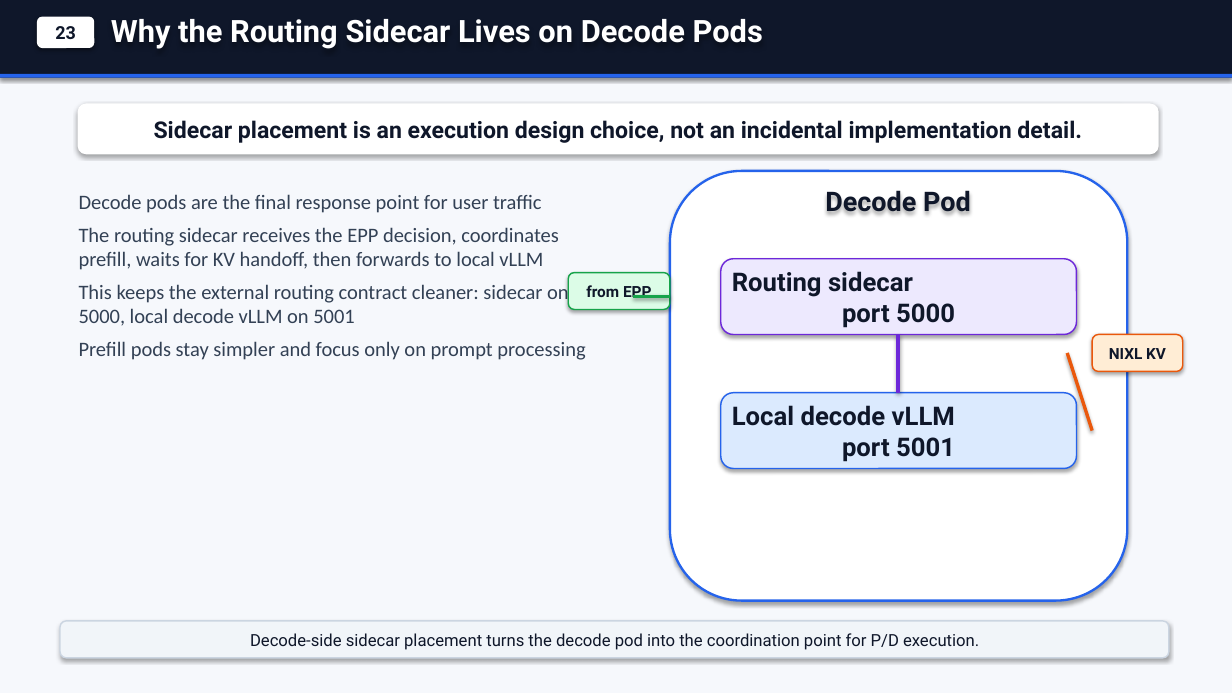
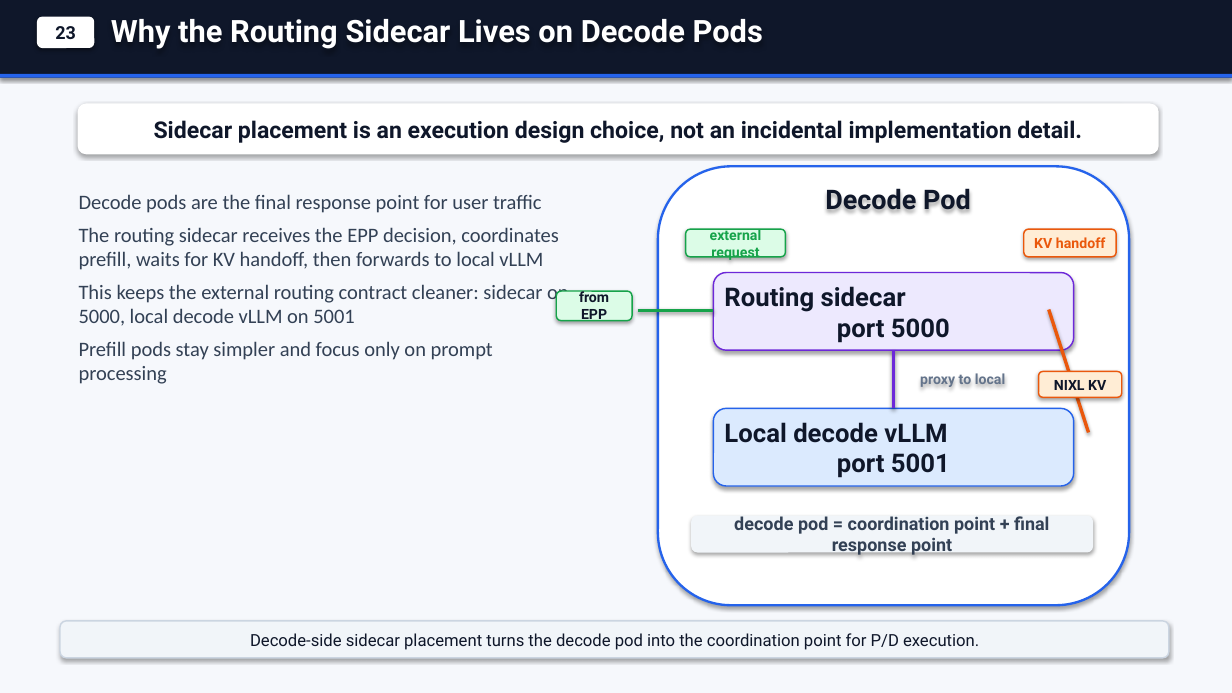
Before and after one commit to andyzhangx/demo, a slide deck: slide 8 of llm/kaito-llm-d-pd-slides.pptx. Drawn at 1232x693 pixels with LibreOffice and Linux fonts; fonts in the diff are those of the drawing. Boxes give left, top, right and bottom in pixels: in the first picture for what was removed or moved away, otherwise in the second. Text is boxed around its words. In the diff, an @@ line names an element or a change of style, - is before the commit and + after.

```diff
--- a/llm/kaito-llm-d-pd-slides.pptx
+++ b/llm/kaito-llm-d-pd-slides.pptx
@@ rounded rectangle: place and size @@
-rounded rectangle at <box>670,171,1128,601</box>
+rounded rectangle at <box>658,166,1129,605</box>
@@ text "Decode pods are the final ..." rewrapped from <box>79,194,585,360</box> to <box>79,194,569,384</box> @@
@@ rounded rectangle added at <box>686,229,786,257</box>, fill #DCFCE7, outline #16A34A 1.1 pt, 11 pt, text #16A34A, bold @@
+external request
@@ rounded rectangle added at <box>1024,229,1116,257</box>, fill #FFEDD5, outline #EA580C 1.1 pt, 11 pt, text #EA580C, bold @@
+KV handoff
@@ rounded rectangle "from EPP": place and size @@
-rounded rectangle "from EPP" at <box>568,273,670,310</box>
+rounded rectangle "from EPP" at <box>556,291,632,321</box>
@@ rounded rectangle "from EPP" at <box>556,291,632,321</box>: size 12 to 11 pt @@
@@ rounded rectangle "Routing sidecar port 5000": place and size @@
-rounded rectangle "Routing sidecar port 5000" at <box>721,259,1077,335</box>
+rounded rectangle "Routing sidecar port 5000" at <box>714,273,1074,350</box>
@@ line moved from (670, 297) - (633, 297) to (638, 311) - (714, 311) @@
@@ line (638, 311) - (714, 311): stroke #16A34A 2.6 pt to #16A34A 2.8 pt @@
@@ line moved from (1067, 353) - (1092, 431) to (1049, 310) - (1089, 433) @@
@@ line moved from (898, 335) - (898, 393) to (894, 350) - (894, 409) @@
@@ text added at <box>920,373,1005,387</box>, 11 pt, text #64748B, bold @@
+proxy to local
@@ rounded rectangle "NIXL KV" at <box>1039,372,1122,397</box>: size 12 to 11 pt @@
@@ rounded rectangle "NIXL KV": place and size @@
-rounded rectangle "NIXL KV" at <box>1092,335,1183,372</box>
+rounded rectangle "NIXL KV" at <box>1039,372,1122,397</box>
@@ rounded rectangle "Local decode vLLM port 5001": place and size @@
-rounded rectangle "Local decode vLLM port 5001" at <box>721,393,1077,469</box>
+rounded rectangle "Local decode vLLM port 5001" at <box>714,409,1074,486</box>
@@ rounded rectangle added at <box>691,516,1093,553</box>, fill #F1F5F9, 14 pt, text #334155, bold @@
+decode pod = coordination point + final response point
```
Also in this commit, not shown: 3 other slides changed, 1 other file.
